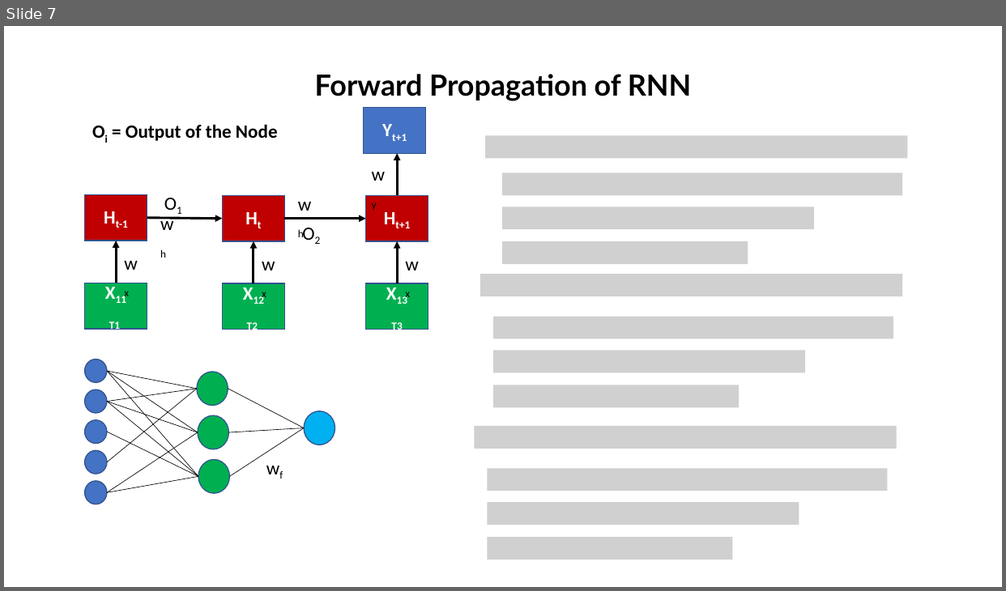
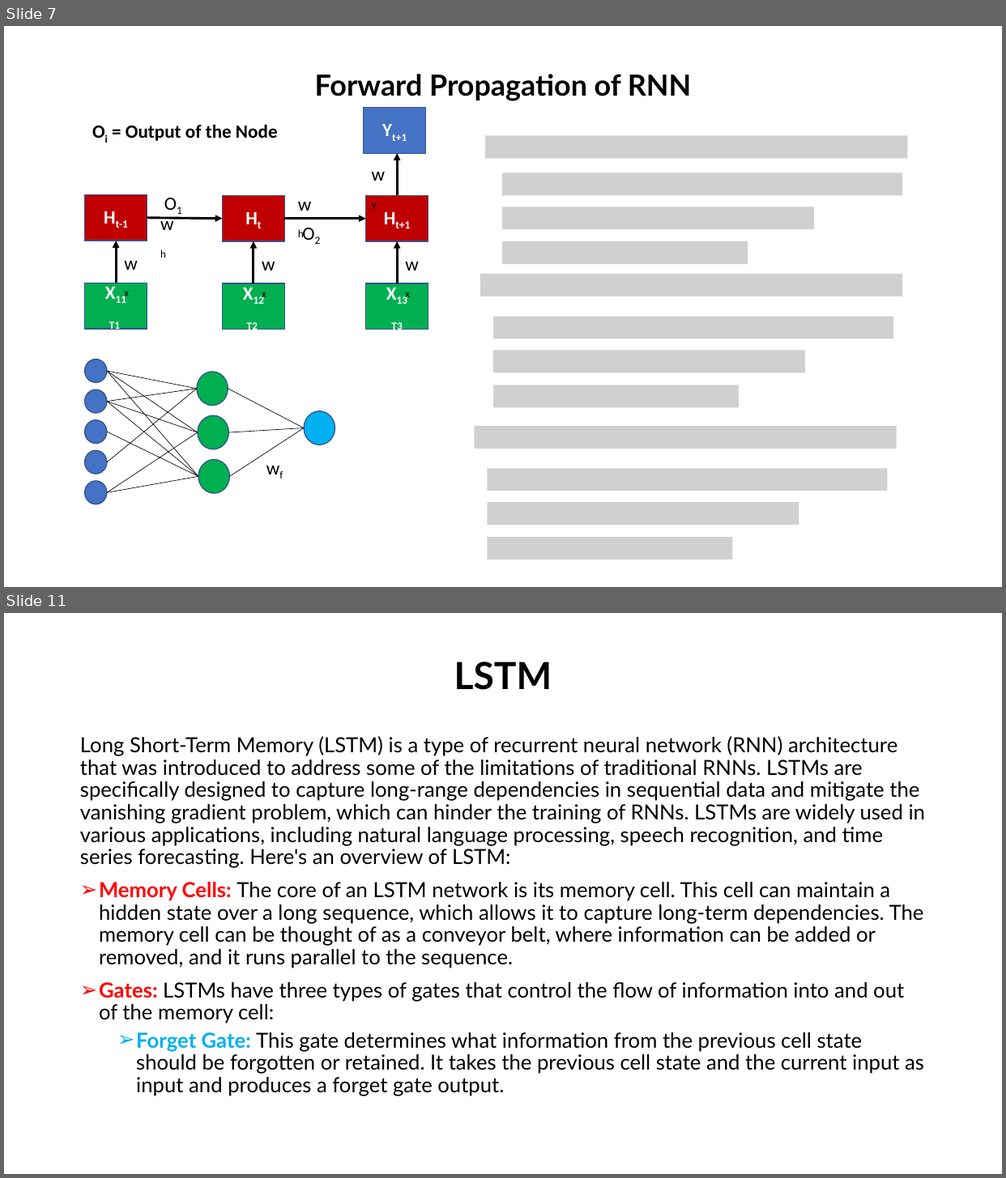
Before and after one commit to alaminbhuyan/ML_DL_AI_Files, a slide deck: DEEP LEARNING/RNN/RNN Concept.pptx. Shown one above the other, each under a label of ours: slide 7 before the commit, slides 7 and 11 after it; the slides between them are not shown. The pictures are 1006x591 and 1006x1178 pixels, drawn with LibreOffice and Linux fonts; fonts in the diff are those of the drawing; grey boxes stand for pictures. Boxes give left, top, right and bottom in pixels: in the first picture for what was removed or moved away, otherwise in the second. Text is boxed around its words. In the diff, an @@ line names an element or a change of style, - is before the commit and + after.

Commit message:
write something on LSTM

```diff
--- a/DEEP LEARNING/RNN/RNN Concept.pptx
+++ b/DEEP LEARNING/RNN/RNN Concept.pptx
@@ slide 11 added at box(4, 613, 1002, 1174), background #FFFFFF @@
@@ title added at box(454, 662, 552, 690), 36 pt, text #000000, bold @@
+LSTM
@@ text added at box(80, 736, 925, 1097), 20 pt, text #000000 @@
+Long Short-Term Memory (LSTM) is a type of recurrent neural network (RNN) architecture that was introduced to address some of the limitations of traditional RNNs. LSTMs are specifically designed to capture long-range dependencies in sequential data and mitigate the vanishing gradient problem, which can hinder the training of RNNs. LSTMs are widely used in various applications, including natural language processing, speech recognition, and time series forecasting. Here's an overview of LSTM:
+➢ Memory Cells: The core of an LSTM network is its memory cell. This cell can maintain a hidden state over a long sequence, which allows it to capture long-term dependencies. The memory cell can be thought of as a conveyor belt, where information can be added or removed, and it runs parallel to the sequence.
+➢ Gates: LSTMs have three types of gates that control the flow of information into and out of the memory cell:
+  ➢ Forget Gate: This gate determines what information from the previous cell state should be forgotten or retained. It takes the previous cell state and the current input as input and produces a forget gate output.
```
Also in this commit, not shown: 3 slides changed, 11 other slides added, 1 slide removed.
